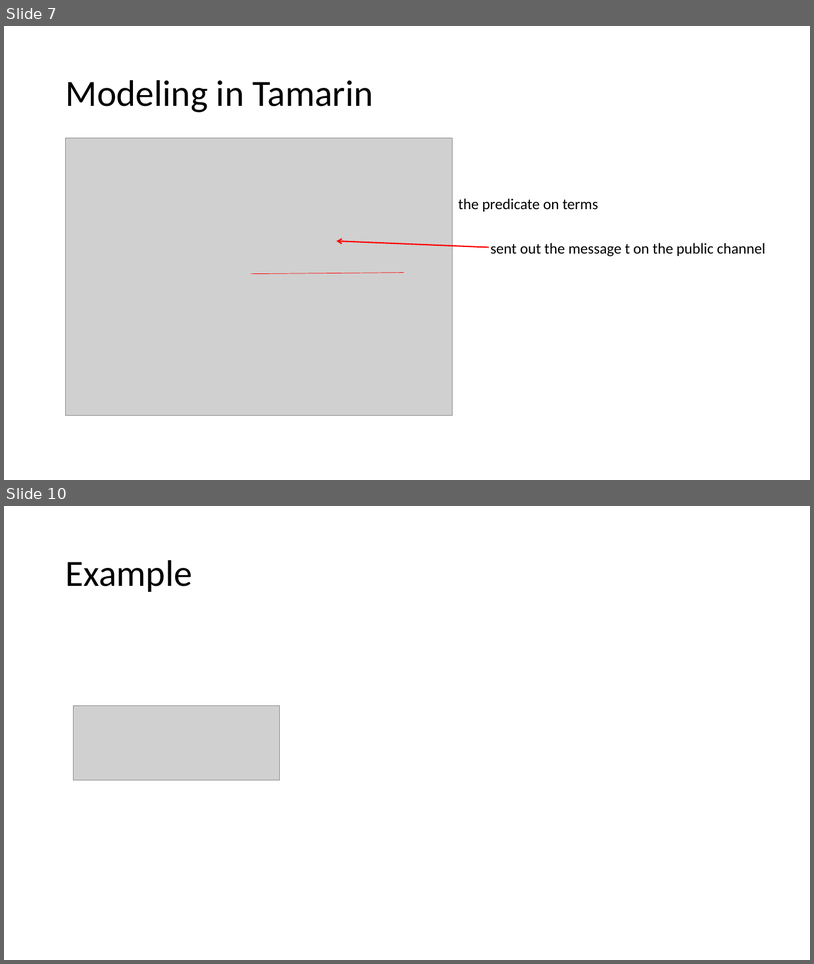
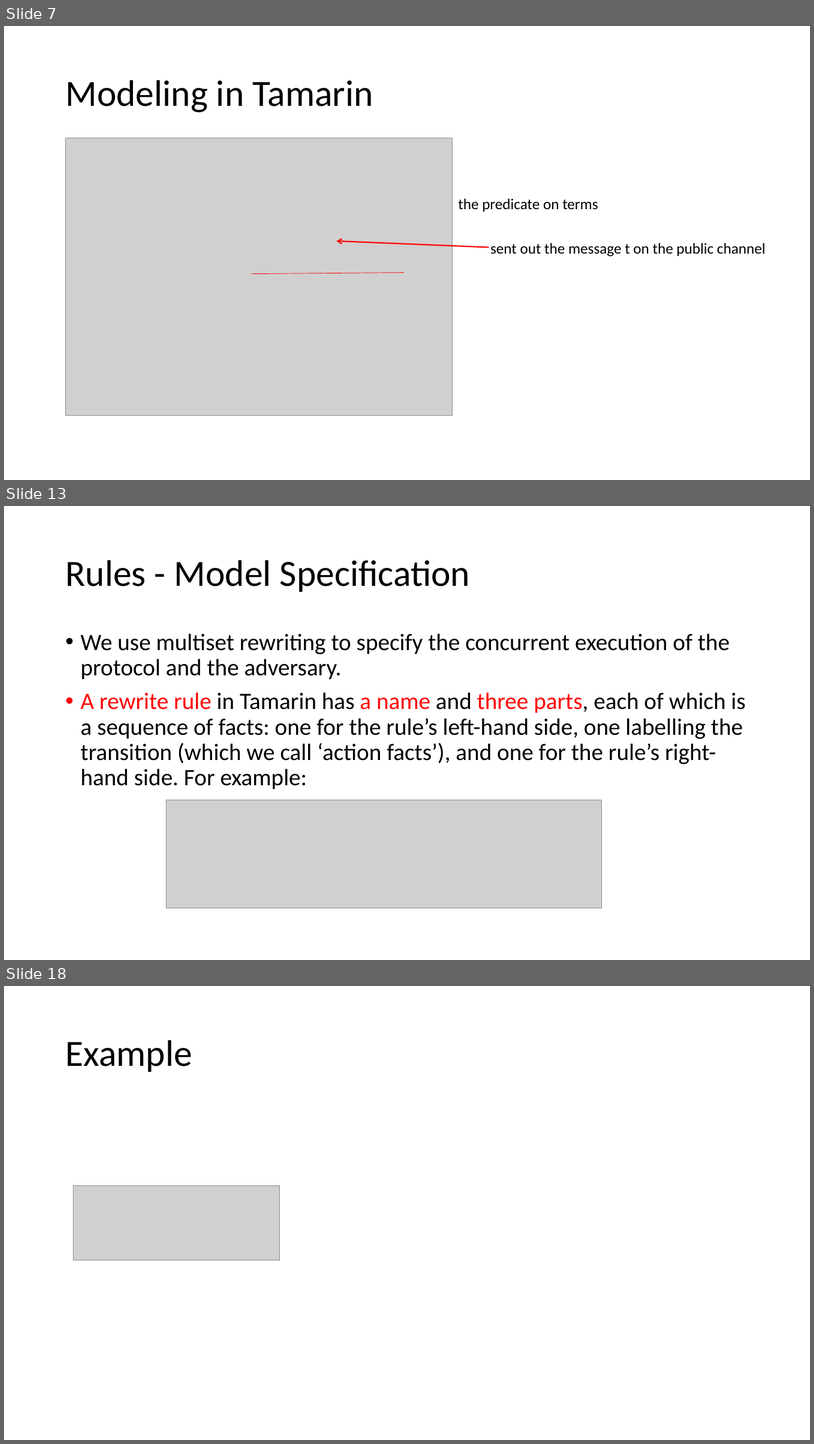
Before and after one commit to bacmive/paper_notes, a slide deck: notes1-verification tools.pptx. Shown one above the other, each under a label of ours: slides 7 and 10 before the commit, slides 7, 13 and 18 after it; the slides between them are not shown. The pictures are 814x964 and 814x1444 pixels, drawn with LibreOffice and Linux fonts; fonts in the diff are those of the drawing; grey boxes stand for pictures. Boxes give left, top, right and bottom in pixels: in the first picture for what was removed or moved away, otherwise in the second. Text is boxed around its words. In the diff, an @@ line names an element or a change of style, - is before the commit and + after.

Commit message:
2nd tamarin-over

```diff
--- a/notes1-verification tools.pptx
+++ b/notes1-verification tools.pptx
@@ slide 13 added at (4, 506, 810, 960), background #FFFFFF @@
@@ title added at (65, 560, 471, 592), 44 pt, text #000000 @@
+Rules - Model Specification
@@ text added at (81, 633, 746, 789), 28 pt, text #000000 @@
+• We use multiset rewriting to specify the concurrent execution of the protocol and the adversary.
+• A rewrite rule in Tamarin has a name and three parts, each of which is a sequence of facts: one for the rule’s left-hand side, one labelling the transition (which we call ‘action facts’), and one for the rule’s right-hand side. For example:
@@ picture added at (166, 799, 602, 907) @@
@@ what was slide 10 is now slide 18 @@
```
Also in this commit, not shown: 9 slides changed, 8 other slides added, 1 other file.
